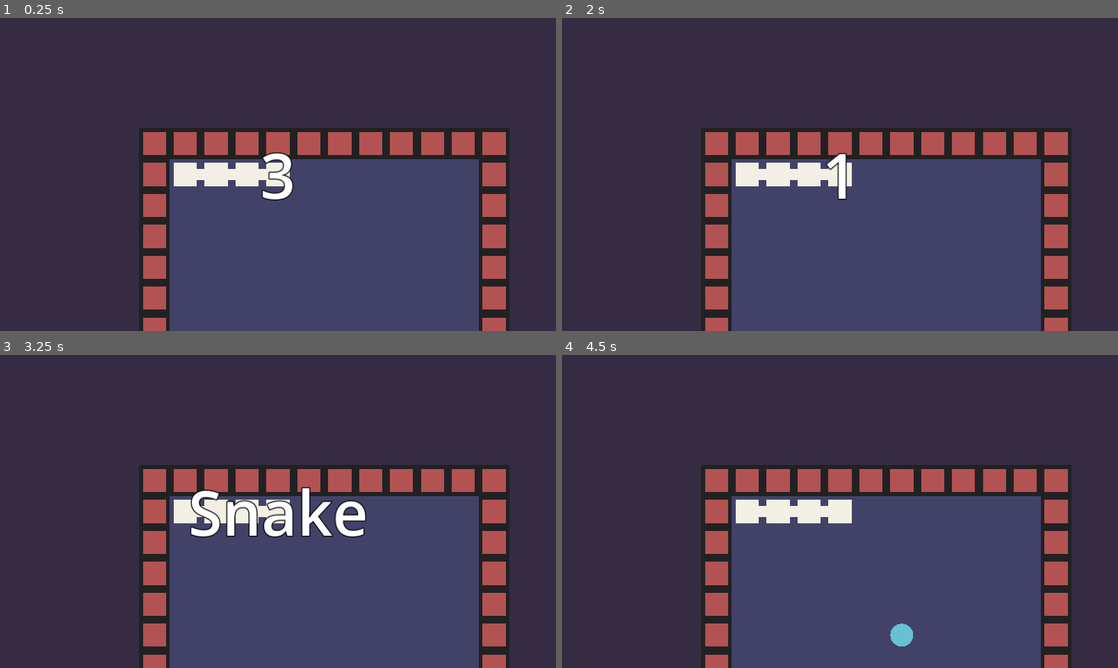
Above: before the commit, frames 1-4 (two rows, left to right).
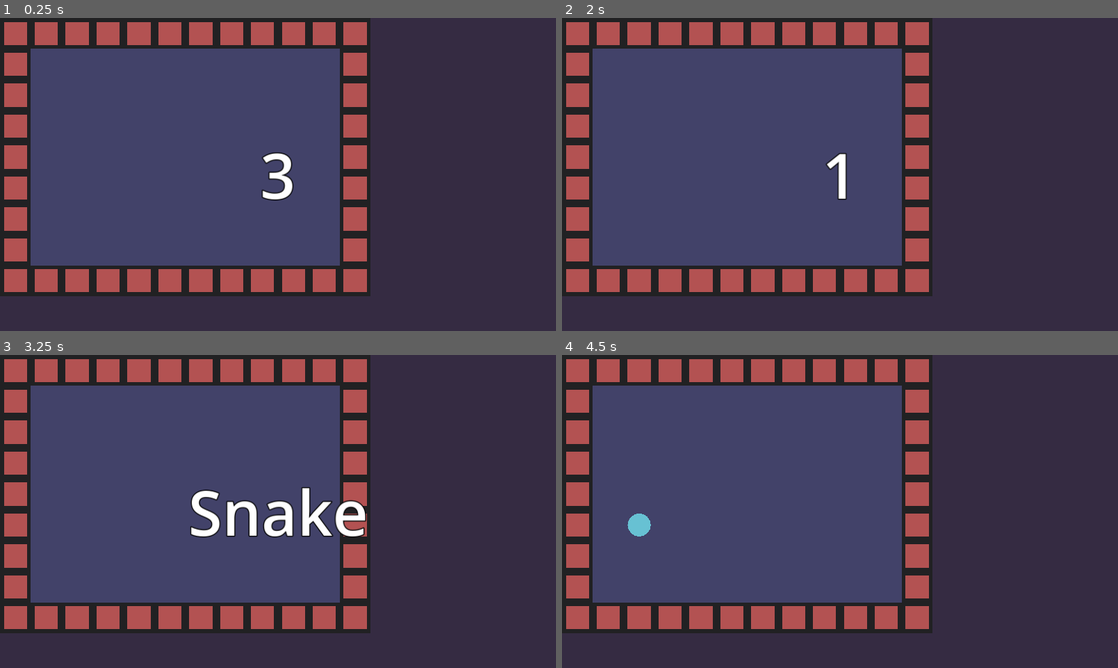
Above: after the commit, the same moments.

Repository: C6H5FJokey/snake
Game: Godot game, scene res://game_scene/online_scene.tscn
The game is run twice, just before and just after one commit, with the same random seed, the same clock (stepped at 60 frames per second) and the same inputs. This scene is started directly instead of the project's main scene.
Inputs:
- Up to frame 1 (0.25 s): no input
- Up to frame 2 (2 s): tap Enter at 0.5 s; hold Right (ui_right) 0.53-1.28 s; tap Space at 1.25 s; hold Down (ui_down) from 1.28 s (still down)
- Up to frame 3 (3.25 s): release Down (ui_down) at 2.03 s; hold Right (ui_right) 2.03-2.78 s; tap Enter at 2.75 s; hold Up (ui_up) from 2.78 s (still down)
- Up to frame 4 (4.5 s): tap Space at 3.5 s; release Up (ui_up) at 3.53 s; hold Left (ui_left) from 3.53 s (still down); tap Enter at 4.25 s

The runs differ from the first frame. In frame 1, 70% of the frame differs, in the area x 0-92%, y 0-100%; in frame 2, 70%; in frame 3, 70%; in frame 4, 71%.
Error after the commit: Out of bounds get index '1' (on base: 'Dictionary') (res://game_scene/online_scene.gd:13)

Commit message:
complete!

Diff:
--- a/game_scene/game_scene.gd
+++ b/game_scene/game_scene.gd
@@ -85,7 +85,6 @@
 
 
 func spawn_food():
-	print_debug(spawn_food_num)
 	var snake_bodys: Array = []
 	for snake in snakes:
 		snake_bodys.append_array(snake.snake_body)
@@ -131,13 +130,21 @@
 
 
 func _init_snakes():
+	var index: int = 0
 	for path in snakes_path:
-		snakes.append(get_node(path) as Snake)
-	for snake in snakes:
+		var snake: Snake = get_node(path)
+		snakes.append(snake)
+		snake.start_pos = map_resource.start_pos[index]
+		snake.move_direction = map_resource.move_direction[index]
 		snake.map_resource = map_resource
 		snake.food_eaten.connect(_on_snake_food_eaten)
 		move_requested.connect(snake._on_move_requested)
+		index += 1
 
 
-func _on_outcome_game_reset() -> void:
+func _on_outcome_back_pressed() -> void:
+	get_tree().change_scene_to_file("res://ui/main_menu.tscn")
+
+
+func _on_outcome_reset_pressed() -> void:
 	get_tree().reload_current_scene()
--- a/game_scene/game_scene.tscn
+++ b/game_scene/game_scene.tscn
@@ -27,5 +27,6 @@
 visible = false
 
 [connection signal="timeout" from="Timer" to="." method="_on_timer_timeout"]
-[connection signal="game_reset" from="UI/Outcome" to="." method="_on_outcome_game_reset"]
+[connection signal="back_pressed" from="UI/Outcome" to="." method="_on_outcome_back_pressed"]
+[connection signal="reset_pressed" from="UI/Outcome" to="." method="_on_outcome_reset_pressed"]
 [connection signal="to_started" from="UI/ToStart" to="." method="_on_to_start_to_started"]
--- a/game_scene/online_scene.gd
+++ b/game_scene/online_scene.gd
@@ -1,9 +1,17 @@
 extends GameScene
+
+func _ready() -> void:
+	super()
+	outcome.reset_btn.hide()
+	multiplayer.server_disconnected.connect(_on_multiplayer_server_disconnected)
+
 
 
 func _init_snakes():
 	var all_id := Array(multiplayer.get_peers())
 	all_id.append(multiplayer.get_unique_id())
+	if Net.player_info[1] == "--server":
+		all_id.erase(1)
 	all_id.sort()
 	for id in all_id:
 		var snake: SyncSnake = preload("res://snake/sync_snake.tscn").instantiate()
@@ -26,9 +34,11 @@
 			camera.owner = snake
 
 
-@rpc
 func game_update():
 	super()
+	_sync_game_update.rpc(food_index, spawn_food_num)
+	if test_game_over():
+		game_over.rpc()
 
 
 func start_game():
@@ -37,11 +47,6 @@
 	spawn_food()
 	_sync_food.rpc(food_index, spawn_food_num)
 	timer.start()
-
-
-func _on_timer_timeout():
-	super()
-	_sync_game_update.rpc(food_index, spawn_food_num)
 
 
 @rpc
@@ -68,5 +73,52 @@
 		is_food_eated = false
 
 
-func test_game_over() -> bool :
-	return super()
+func test_game_over() -> bool:
+	if snakes.size() <= 1:
+		return super()
+	if snakes.reduce(
+		func(accum: int ,snake: Snake):
+			return accum + (0 if snake.is_dead else 1)
+			, 0) <= 1:
+		return true
+	return false
+
+
+func _on_outcome_back_pressed() -> void:
+	get_tree().change_scene_to_file("res://ui/lobby.tscn")
+
+
+@rpc
+func game_over():
+	if snakes.size() <= 1:
+		super()
+		return
+	var win_snake: Snake
+	for snake in snakes:
+		if snake is Snake:
+			if win_snake :
+				if snake.snake_body_length > win_snake.snake_body_length:
+					win_snake = snake
+				elif snake.snake_body_length == win_snake.snake_body_length:
+					win_snake = null
+			else:
+				win_snake = snake
+			if not snake.is_dead:
+				win_snake = snake
+				break
+	if win_snake:
+		outcome.text = "%s Win!"%win_snake.name
+	else:
+		outcome.text = "Draw"
+	super()
+
+
+func _on_multiplayer_server_disconnected() -> void:
+	var dialog := AcceptDialog.new()
+	dialog.canceled.connect(dialog.queue_free)
+	dialog.confirmed.connect(dialog.queue_free)
+	dialog.dialog_text = "Server_was_disconnected"
+	get_window().add_child(dialog)
+	dialog.popup_centered()
+	multiplayer.multiplayer_peer.close()
+	get_tree().change_scene_to_file("res://ui/main_menu.tscn")
--- a/project.godot
+++ b/project.godot
@@ -36,20 +36,24 @@
 2p_left={
 "deadzone": 0.5,
 "events": [Object(InputEventKey,"resource_local_to_scene":false,"resource_name":"","device":-1,"window_id":0,"alt_pressed":false,"shift_pressed":false,"ctrl_pressed":false,"meta_pressed":false,"pressed":false,"keycode":65,"physical_keycode":0,"key_label":0,"unicode":97,"echo":false,"script":null)
+, Object(InputEventJoypadButton,"resource_local_to_scene":false,"resource_name":"","device":1,"button_index":13,"pressure":0.0,"pressed":false,"script":null)
 ]
 }
 2p_right={
 "deadzone": 0.5,
 "events": [Object(InputEventKey,"resource_local_to_scene":false,"resource_name":"","device":-1,"window_id":0,"alt_pressed":false,"shift_pressed":false,"ctrl_pressed":false,"meta_pressed":false,"pressed":false,"keycode":68,"physical_keycode":0,"key_label":0,"unicode":100,"echo":false,"script":null)
+, Object(InputEventJoypadButton,"resource_local_to_scene":false,"resource_name":"","device":-1,"button_index":14,"pressure":0.0,"pressed":false,"script":null)
 ]
 }
 2p_up={
 "deadzone": 0.5,
 "events": [Object(InputEventKey,"resource_local_to_scene":false,"resource_name":"","device":-1,"window_id":0,"alt_pressed":false,"shift_pressed":false,"ctrl_pressed":false,"meta_pressed":false,"pressed":false,"keycode":87,"physical_keycode":0,"key_label":0,"unicode":119,"echo":false,"script":null)
+, Object(InputEventJoypadButton,"resource_local_to_scene":false,"resource_name":"","device":-1,"button_index":11,"pressure":0.0,"pressed":false,"script":null)
 ]
 }
 2p_down={
 "deadzone": 0.5,
 "events": [Object(InputEventKey,"resource_local_to_scene":false,"resource_name":"","device":-1,"window_id":0,"alt_pressed":false,"shift_pressed":false,"ctrl_pressed":false,"meta_pressed":false,"pressed":false,"keycode":83,"physical_keycode":0,"key_label":0,"unicode":115,"echo":false,"script":null)
+, Object(InputEventJoypadButton,"resource_local_to_scene":false,"resource_name":"","device":-1,"button_index":12,"pressure":0.0,"pressed":false,"script":null)
 ]
 }
--- a/snake/snake.gd
+++ b/snake/snake.gd
@@ -26,11 +26,13 @@
 func _ready() -> void:
 	if controller:
 		controller.next_move = move_direction
+
+	_init_snake.call_deferred()
+
+func _init_snake():
 	for i in range(snake_body_length):
 		if i >= snake_body.size():
 			snake_body.append(snake_body[-1]-move_direction if i > 0 else start_pos)
-	if not map_resource:
-		await owner.ready
 	for i in range(snake_body_length):
 		var last_move: Vector2i
 		last_move = snake_body[i]-snake_body[i+1] if i < snake_body_length - 1 else Vector2i.ZERO
--- a/ui/host_menu.gd
+++ b/ui/host_menu.gd
@@ -3,19 +3,18 @@
 signal back_pressed
 signal host_pressed(port: int)
 
-@onready var player_name_edit: LineEdit = $VBoxContainer/InputForm/PlayerName
+@onready var player_name: LineEdit = $VBoxContainer/InputForm/PlayerName
 @onready var port: LineEdit = $VBoxContainer/InputForm/Port
 @onready var echo: Label = $VBoxContainer/Control/Echo
 
 var echo_color: Color : set = _set_echo_color, get = _get_echo_color
-var player_name: String: set = _set_player_name, get = _get_player_name
 
 func _ready() -> void:
-	player_name_edit.grab_focus.call_deferred()
+	player_name.grab_focus.call_deferred()
 	port.placeholder_text = str(Net.PORT)
 
 func _on_back_pressed() -> void:
-	player_name_edit.text = ""
+	player_name.text = ""
 	port.text = ""
 	echo.text = ""
 	back_pressed.emit()
@@ -23,12 +22,13 @@
 
 func _on_host_pressed() -> void:
 	if _check_input():
+		Net.player_name = player_name.text
 		host_pressed.emit(int(port.text) if port.text else Net.PORT)
 
 
 func _check_input() -> bool:
 	_set_echo_color(Color.RED)
-	if player_name_edit.text == "":
+	if player_name.text == "":
 		echo.text = "Please input player name!"
 		return false
 	echo.text = "Waiting..."
@@ -42,12 +42,3 @@
 
 func _get_echo_color() -> Color:
 	return echo.label_settings.font_color
-
-
-func _set_player_name(v: String) -> void:
-	Net.player_name = v
-	player_name_edit.text = v
-
-
-func _get_player_name() -> String:
-	return player_name_edit.text
--- a/ui/join_menu.gd
+++ b/ui/join_menu.gd
@@ -3,22 +3,21 @@
 signal back_pressed
 signal join_pressed(address: String, port: int)
 
-@onready var player_name_edit: LineEdit = $VBoxContainer/InputForm/PlayerName
+@onready var player_name: LineEdit = $VBoxContainer/InputForm/PlayerName
 @onready var address: LineEdit = $VBoxContainer/InputForm/Address
 @onready var echo: Label = $VBoxContainer/Control/Echo
 @onready var port: LineEdit = $VBoxContainer/InputForm/Port
 @onready var join: Button = $VBoxContainer/HBoxContainer/Join
 
 var echo_color: Color : set = _set_echo_color, get = _get_echo_color
-var player_name: String: set = _set_player_name, get = _get_player_name
 
 func _ready() -> void:
-	player_name_edit.grab_focus.call_deferred()
+	player_name.grab_focus.call_deferred()
 	port.placeholder_text = str(Net.PORT)
 
 
 func _on_back_pressed() -> void:
-	player_name = ""
+	player_name.text = ""
 	address.text = ""
 	echo.text = ""
 	back_pressed.emit()
@@ -26,12 +25,13 @@
 
 func _on_join_pressed() -> void:
 	if _check_input():
+		Net.player_name = player_name.text
 		join_pressed.emit(address.text, int(port.text) if port.text else Net.PORT)
 
 
 func _check_input() -> bool:
 	_set_echo_color(Color.RED)
-	if player_name == "":
+	if player_name.text == "":
 		echo.text = "Please input player name!"
 		return false
 	if address.text == "":
@@ -48,12 +48,3 @@
 
 func _get_echo_color() -> Color:
 	return echo.label_settings.font_color
-
-
-func _set_player_name(v: String) -> void:
-	Net.player_name = v
-	player_name_edit.text = v
-
-
-func _get_player_name() -> String:
-	return player_name_edit.text
--- a/ui/lobby.gd
+++ b/ui/lobby.gd
@@ -3,17 +3,24 @@
 const player_panel_res = preload("res://ui/player_panel.tscn")
 
 @onready var player_container: VBoxContainer = $PlayerContainer
+@onready var ready_btn: Button = $Ready
 
 var player_id: Array
 var ready_dict: Dictionary = {}
 
 func _ready() -> void:
+	if multiplayer.multiplayer_peer.get_connection_status() == MultiplayerPeer.CONNECTION_DISCONNECTED:
+		_on_multiplayer_server_disconnected()
+		return
+	if multiplayer.get_unique_id() == 1 and Net.player_name == "--server":
+		ready_btn.hide()
 	multiplayer.multiplayer_peer.refuse_new_connections = false
 	Net.set_my_player_name(multiplayer.get_unique_id(), Net.player_name)
 	player_id = Array(multiplayer.get_peers())
 	player_id.append(multiplayer.get_unique_id())
 	player_id.sort()
 	_update_player_container()
+	ready_btn.grab_focus.call_deferred()
 
 	Net.set_my_player_name.rpc(multiplayer.get_unique_id(), Net.player_name)
 	Net.player_info_updated.connect(_update_player_container)
--- a/ui/lobby.tscn
+++ b/ui/lobby.tscn
@@ -28,6 +28,8 @@
 offset_top = 40.0
 offset_right = 198.0
 offset_bottom = 93.0
+focus_next = NodePath("../Ready")
+focus_previous = NodePath(".")
 theme_override_font_sizes/font_size = 32
 text = "Back
 "
@@ -43,6 +45,8 @@
 offset_right = 198.0
 offset_bottom = -40.0
 grow_vertical = 0
+focus_next = NodePath(".")
+focus_previous = NodePath("../Back")
 theme_override_font_sizes/font_size = 32
 toggle_mode = true
 text = "Ready"
--- a/ui/outcome.gd
+++ b/ui/outcome.gd
@@ -1,16 +1,18 @@
 extends Control
 
-signal game_reset
+signal back_pressed
+signal reset_pressed
 
 @onready var label: Label = $Label
+@onready var reset_btn: Button = $Buttons/Reset
 
 var text: String :
 	set(v):
 		label.text = v
 
 func _on_back_pressed() -> void:
-	get_tree().change_scene_to_file("res://ui/main_menu.tscn")
+	back_pressed.emit()
 
 
 func _on_reset_pressed() -> void:
-	game_reset.emit()
+	reset_pressed.emit()
Not shown, added: export_presets.cfg
Not shown, changed: .gitignore
